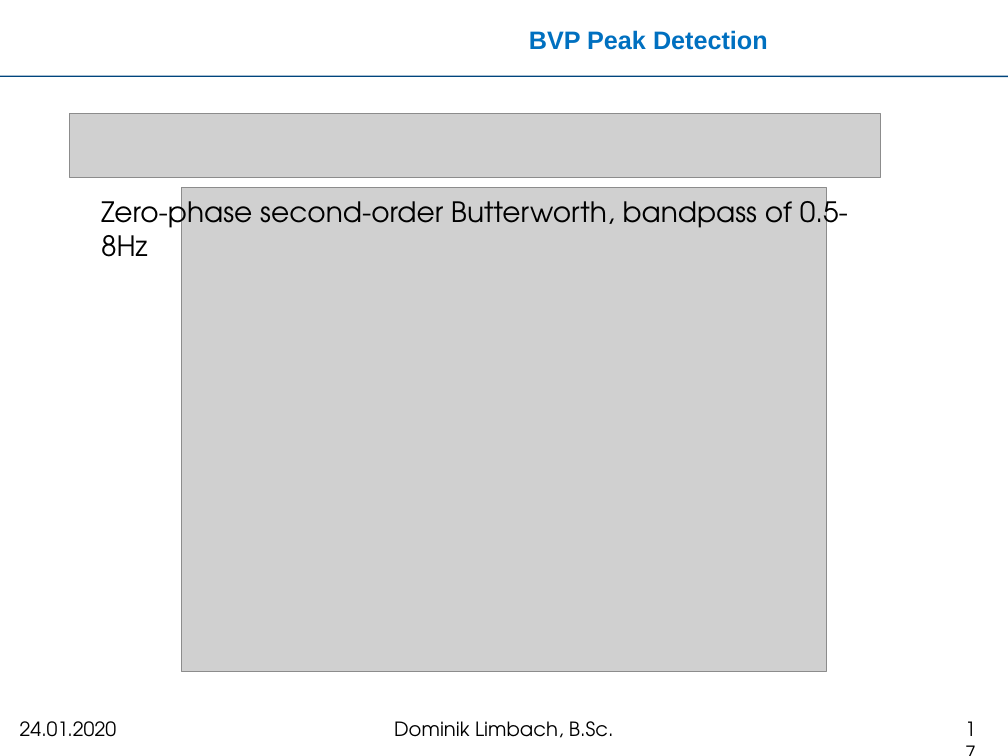
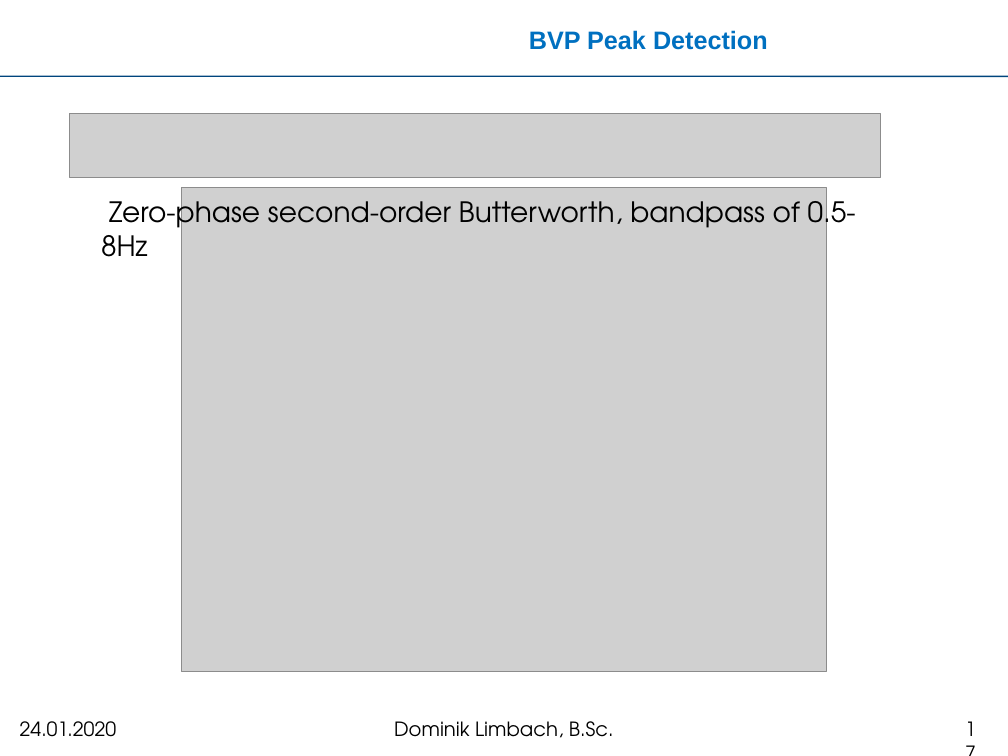
Before and after one commit to meistalampe/MTEC, a slide deck: slide 17 of Kolloquium-Master/kolloquium.pptx. Drawn at 1008x756 pixels with LibreOffice and Linux fonts; fonts in the diff are those of the drawing; grey boxes stand for pictures; background and template pictures are left out. Boxes give left, top, right and bottom in pixels: in the first picture for what was removed or moved away, otherwise in the second. Text is boxed around its words. In the diff, an @@ line names an element or a change of style, - is before the commit and + after.

```diff
--- a/Kolloquium-Master/kolloquium.pptx
+++ b/Kolloquium-Master/kolloquium.pptx
@@ text "Zero-phase second-order Butterworth, bandpass of ...": place and size @@
-text "Zero-phase second-order Butterworth, bandpass of ..." at box(101, 192, 848, 235)
+text "Zero-phase second-order Butterworth, bandpass of ..." at box(109, 192, 856, 235)
```
Also in this commit, not shown: 14 other slides changed.
